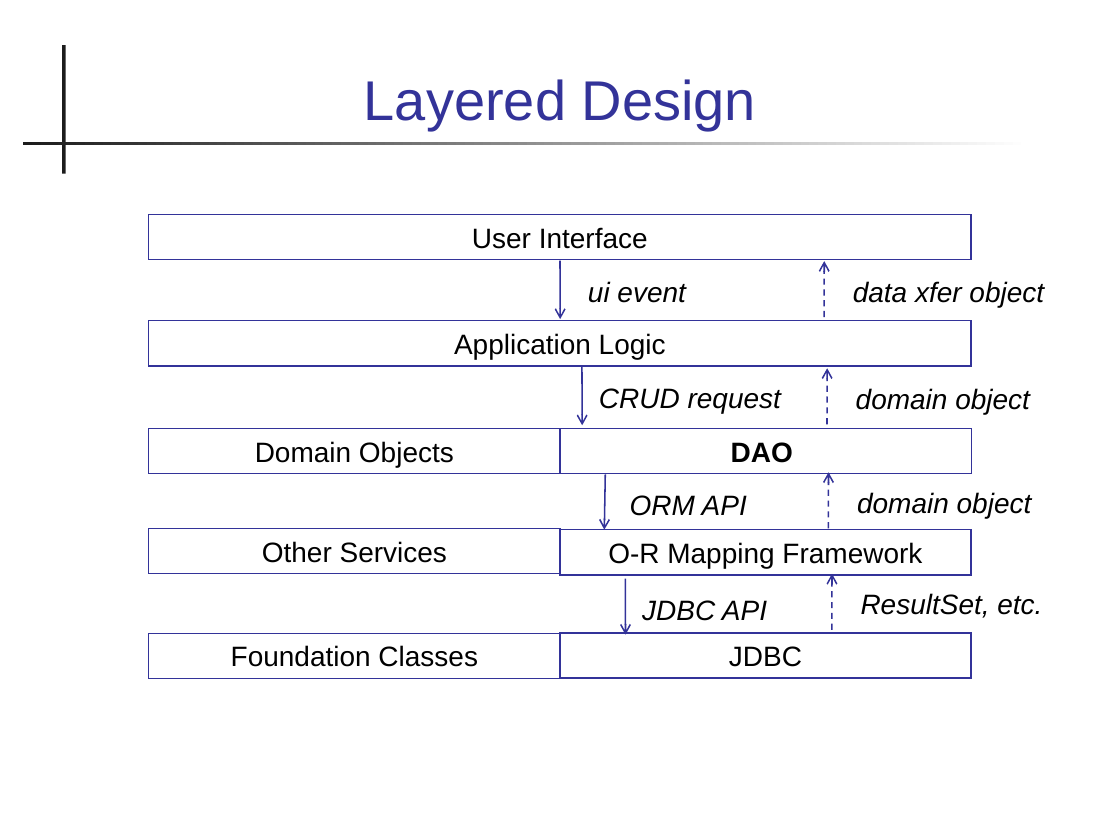
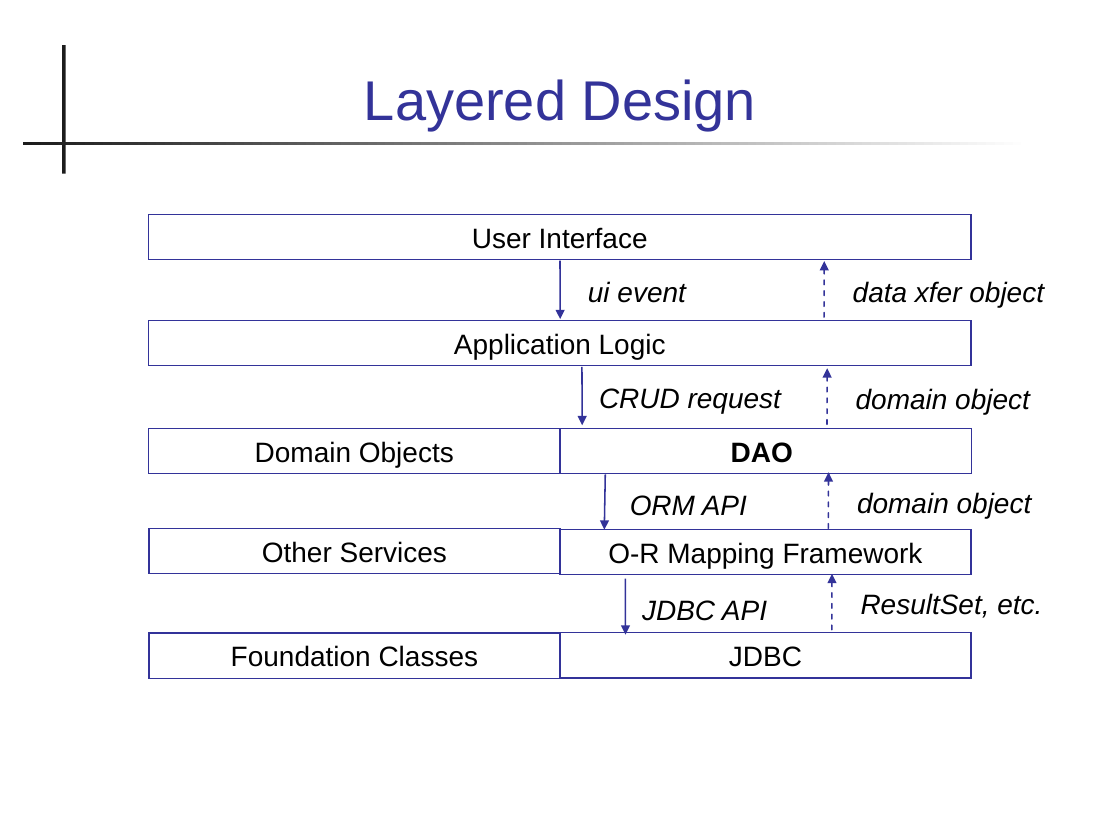
Before and after one commit to skeoop/skeoop.github.io, a slide deck: slide 41 of database/4-Intro-to-ORM.pptx. Drawn at 1120x840 pixels with LibreOffice and Linux fonts; fonts in the diff are those of the drawing. Boxes give left, top, right and bottom in pixels: in the first picture for what was removed or moved away, otherwise in the second. Text is boxed around its words. In the diff, an @@ line names an element or a change of style, - is before the commit and + after.

```diff
--- a/database/4-Intro-to-ORM.pptx
+++ b/database/4-Intro-to-ORM.pptx
@@ arrow (560, 261) - (560, 319): arrowheads changed @@
@@ arrow (824, 317) - (824, 261): arrowheads changed @@
@@ arrow (582, 367) - (582, 426): arrowheads changed @@
@@ arrow (827, 424) - (828, 368): arrowheads changed @@
@@ arrow (605, 475) - (605, 530): arrowheads changed @@
@@ arrow (829, 529) - (829, 473): arrowheads changed @@
@@ arrow (625, 579) - (626, 635): arrowheads changed @@
@@ arrow (832, 629) - (832, 573): arrowheads changed @@
```
Also in this commit, not shown: 26 other slides changed, 19 other files.
